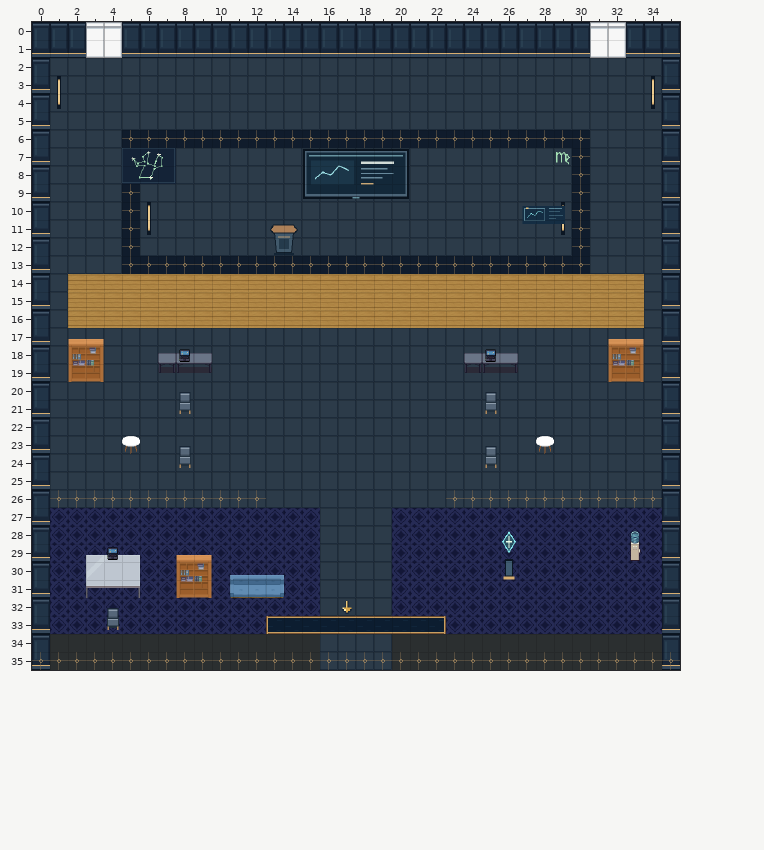
Two versions of a level (Tiled map (JSON), maps/preview/speaker-virgo.tmj). Above is the file before it was changed.
Cells are 32x32 px. Shown: x 0..35, y 0..35.
After the commit:
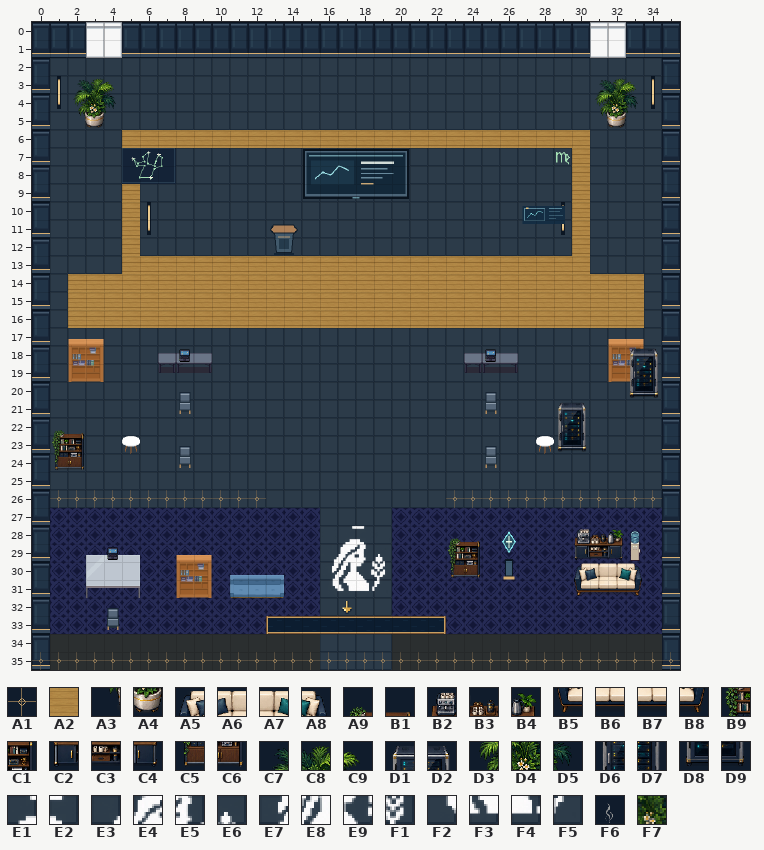
Key: from "art-0": A1 15; from "art-1": A2 355; from "art-10": A3 6, A4 7; from "art-11": A5 6, A6 7, A7 8, A8 9, A9 10, B1 11, B2 12, B3 13, B4 14, B5 22, B6 23, B7 24, B8 25, B9 26, C1 27, C2 28, C3 29, C4 30, C5 42, C6 43, C7 64, C8 65, C9 66, D1 75, D2 76, D3 80, D4 81, D5 82, D6 91, D7 92, D8 107, D9 108; from "art-12": E1 69, E2 70, E3 84, E4 85, E5 86, E6 87, E7 100, E8 101, E9 102, F1 103, F2 116, F3 117, F4 118, F5 119; from "interior-ambient-steam": F6 5; from "navigation-mask": F7 1.
__ is an empty cell, .. an unchanged one.
Tiles of an added or newly shown layer are drawn over the layers below it.
See-through tiles are keyed as they look on the map.
Difference:
--- layer "terrain"
@@ x 5..30 @@
- 6 A1 A1 A1 A1 A1 A1 A1 A1 A1 A1 A1 A1 A1 A1 A1 A1 A1 A1 A1 A1 A1 A1 A1 A1 A1 A1
- 7 .. .. .. .. .. .. .. .. .. .. .. .. .. .. .. .. .. .. .. .. .. .. .. .. .. A1
- 8 .. .. .. .. .. .. .. .. .. .. .. .. .. .. .. .. .. .. .. .. .. .. .. .. .. A1
- 9 A1 .. .. .. .. .. .. .. .. .. .. .. .. .. .. .. .. .. .. .. .. .. .. .. .. A1
-10 A1 .. .. .. .. .. .. .. .. .. .. .. .. .. .. .. .. .. .. .. .. .. .. .. .. A1
-11 A1 .. .. .. .. .. .. .. .. .. .. .. .. .. .. .. .. .. .. .. .. .. .. .. .. A1
-12 A1 .. .. .. .. .. .. .. .. .. .. .. .. .. .. .. .. .. .. .. .. .. .. .. .. A1
-13 A1 A1 A1 A1 A1 A1 A1 A1 A1 A1 A1 A1 A1 A1 A1 A1 A1 A1 A1 A1 A1 A1 A1 A1 A1 A1
+ 6 A2 A2 A2 A2 A2 A2 A2 A2 A2 A2 A2 A2 A2 A2 A2 A2 A2 A2 A2 A2 A2 A2 A2 A2 A2 A2
+ 7 .. .. .. .. .. .. .. .. .. .. .. .. .. .. .. .. .. .. .. .. .. .. .. .. .. A2
+ 8 .. .. .. .. .. .. .. .. .. .. .. .. .. .. .. .. .. .. .. .. .. .. .. .. .. A2
+ 9 A2 .. .. .. .. .. .. .. .. .. .. .. .. .. .. .. .. .. .. .. .. .. .. .. .. A2
+10 A2 .. .. .. .. .. .. .. .. .. .. .. .. .. .. .. .. .. .. .. .. .. .. .. .. A2
+11 A2 .. .. .. .. .. .. .. .. .. .. .. .. .. .. .. .. .. .. .. .. .. .. .. .. A2
+12 A2 .. .. .. .. .. .. .. .. .. .. .. .. .. .. .. .. .. .. .. .. .. .. .. .. A2
+13 A2 A2 A2 A2 A2 A2 A2 A2 A2 A2 A2 A2 A2 A2 A2 A2 A2 A2 A2 A2 A2 A2 A2 A2 A2 A2
--- layer "scenery-belowAvatar-0"
@@ x 2..33 @@
- 3 .. .. .. .. .. .. .. .. .. .. .. .. .. .. .. .. .. .. .. .. .. .. .. .. .. .. .. .. .. __ __ __
- 4 .. .. .. .. .. .. .. .. .. .. .. .. .. .. .. .. .. .. .. .. .. .. .. .. .. .. .. .. .. __ __ __
- 5 __ __ .. .. .. .. .. .. .. .. .. .. .. .. .. .. .. .. .. .. .. .. .. .. .. .. .. .. .. __ __ ..
+ 3 .. .. .. .. .. .. .. .. .. .. .. .. .. .. .. .. .. .. .. .. .. .. .. .. .. .. .. .. .. C7 C8 C9
+ 4 .. .. .. .. .. .. .. .. .. .. .. .. .. .. .. .. .. .. .. .. .. .. .. .. .. .. .. .. .. D3 D4 D5
+ 5 A3 A4 .. .. .. .. .. .. .. .. .. .. .. .. .. .. .. .. .. .. .. .. .. .. .. .. .. .. .. A3 A4 ..
@@ x 1..30 @@
-21 .. .. .. .. .. .. .. .. .. .. .. .. .. .. .. .. .. .. .. .. .. .. .. .. .. .. .. .. __ __
-22 __ __ .. .. .. .. .. .. .. .. .. .. .. .. .. .. .. .. .. .. .. .. .. .. .. .. .. .. __ __
-23 __ __ .. .. .. .. .. .. .. .. .. .. .. .. .. .. .. .. .. .. .. .. .. .. .. .. .. .. __ __
-24 __ __ .. .. .. .. .. .. .. .. .. .. .. .. .. .. .. .. .. .. .. .. .. .. .. .. .. .. .. ..
+21 .. .. .. .. .. .. .. .. .. .. .. .. .. .. .. .. .. .. .. .. .. .. .. .. .. .. .. .. D1 D2
+22 A9 B1 .. .. .. .. .. .. .. .. .. .. .. .. .. .. .. .. .. .. .. .. .. .. .. .. .. .. D6 D7
+23 B9 C1 .. .. .. .. .. .. .. .. .. .. .. .. .. .. .. .. .. .. .. .. .. .. .. .. .. .. D8 D9
+24 C5 C6 .. .. .. .. .. .. .. .. .. .. .. .. .. .. .. .. .. .. .. .. .. .. .. .. .. .. .. ..
@@ x 16..33 @@
-28 .. __ __ .. .. .. .. __ __ .. .. .. .. .. __ __ __ ..
-29 __ __ __ __ .. .. .. __ __ .. .. .. .. .. __ __ __ ..
-30 __ __ __ __ .. .. .. __ __ .. .. .. .. .. __ __ __ __
-31 __ __ __ __ .. .. .. .. .. .. .. .. .. .. __ __ __ __
+28 .. E1 E2 .. .. .. .. A9 B1 .. .. .. .. .. B2 B3 B4 ..
+29 E3 E4 E5 E6 .. .. .. B9 C1 .. .. .. .. .. C2 C3 C4 ..
+30 E7 E8 E9 F1 .. .. .. C5 C6 .. .. .. .. .. A5 A6 A7 A8
+31 F2 F3 F4 F5 .. .. .. .. .. .. .. .. .. .. B5 B6 B7 B8
--- layer "scenery-belowAvatar-1"
@@ x 33..34 @@
-18 __ __
-19 __ __
-20 __ __
+18 D1 D2
+19 D6 D7
+20 D8 D9
--- layer "interior-ambient-plant" (added)
@@ x 2..4 @@
- 3 __ __ __
- 4 __ __ __
+ 3 C7 C8 C9
+ 4 D3 D4 D5
--- layer "interior-ambient-steam" (added)
@@ x 30..30 @@
-28 __
+28 F6
--- layer "interior-ambient-server" (added)
@@ x 33..34 @@
-18 __ __
-19 __ __
-20 __ __
+18 D1 D2
+19 D6 D7
+20 D8 D9
--- layer "physical-collisions"
@@ x 2..33 @@
- 3 __ __ __ .. .. .. .. .. .. .. .. .. .. .. .. .. .. .. .. .. .. .. .. .. .. .. .. .. .. __ __ __
- 4 __ __ __ .. .. .. .. .. .. .. .. .. .. .. .. .. .. .. .. .. .. .. .. .. .. .. .. .. .. __ __ __
- 5 __ __ .. .. .. .. .. .. .. .. .. .. .. .. .. .. .. .. .. .. .. .. .. .. .. .. .. .. .. __ __ ..
+ 3 F7 F7 F7 .. .. .. .. .. .. .. .. .. .. .. .. .. .. .. .. .. .. .. .. .. .. .. .. .. .. F7 F7 F7
+ 4 F7 F7 F7 .. .. .. .. .. .. .. .. .. .. .. .. .. .. .. .. .. .. .. .. .. .. .. .. .. .. F7 F7 F7
+ 5 F7 F7 .. .. .. .. .. .. .. .. .. .. .. .. .. .. .. .. .. .. .. .. .. .. .. .. .. .. .. F7 F7 ..
@@ x 1..34 @@
-18 .. .. .. .. .. .. .. .. .. .. .. .. .. .. .. .. .. .. .. .. .. .. .. .. .. .. .. .. .. .. .. .. __ __
-19 .. .. .. .. .. .. .. .. .. .. .. .. .. .. .. .. .. .. .. .. .. .. .. .. .. .. .. .. .. .. .. .. .. __
-20 .. .. .. .. .. .. .. .. .. .. .. .. .. .. .. .. .. .. .. .. .. .. .. .. .. .. .. .. .. .. .. .. __ __
-21 .. .. .. .. .. .. .. .. .. .. .. .. .. .. .. .. .. .. .. .. .. .. .. .. .. .. .. .. __ __ .. .. .. ..
-22 __ __ .. .. .. .. .. .. .. .. .. .. .. .. .. .. .. .. .. .. .. .. .. .. .. .. .. .. __ __ .. .. .. ..
-23 __ __ .. .. .. .. .. .. .. .. .. .. .. .. .. .. .. .. .. .. .. .. .. .. .. .. .. .. __ __ .. .. .. ..
-24 __ __ .. .. .. .. .. .. .. .. .. .. .. .. .. .. .. .. .. .. .. .. .. .. .. .. .. .. .. .. .. .. .. ..
+18 .. .. .. .. .. .. .. .. .. .. .. .. .. .. .. .. .. .. .. .. .. .. .. .. .. .. .. .. .. .. .. .. F7 F7
+19 .. .. .. .. .. .. .. .. .. .. .. .. .. .. .. .. .. .. .. .. .. .. .. .. .. .. .. .. .. .. .. .. .. F7
+20 .. .. .. .. .. .. .. .. .. .. .. .. .. .. .. .. .. .. .. .. .. .. .. .. .. .. .. .. .. .. .. .. F7 F7
+21 .. .. .. .. .. .. .. .. .. .. .. .. .. .. .. .. .. .. .. .. .. .. .. .. .. .. .. .. F7 F7 .. .. .. ..
+22 F7 F7 .. .. .. .. .. .. .. .. .. .. .. .. .. .. .. .. .. .. .. .. .. .. .. .. .. .. F7 F7 .. .. .. ..
+23 F7 F7 .. .. .. .. .. .. .. .. .. .. .. .. .. .. .. .. .. .. .. .. .. .. .. .. .. .. F7 F7 .. .. .. ..
+24 F7 F7 .. .. .. .. .. .. .. .. .. .. .. .. .. .. .. .. .. .. .. .. .. .. .. .. .. .. .. .. .. .. .. ..
@@ x 23..33 @@
-28 __ __ .. .. .. .. .. __ __ __ ..
-29 __ __ .. .. .. .. .. __ __ __ ..
-30 __ __ .. .. .. .. .. __ __ __ __
-31 .. .. .. .. .. .. .. __ __ __ __
+28 F7 F7 .. .. .. .. .. F7 F7 F7 ..
+29 F7 F7 .. .. .. .. .. F7 F7 F7 ..
+30 F7 F7 .. .. .. .. .. F7 F7 F7 F7
+31 .. .. .. .. .. .. .. F7 F7 F7 F7
